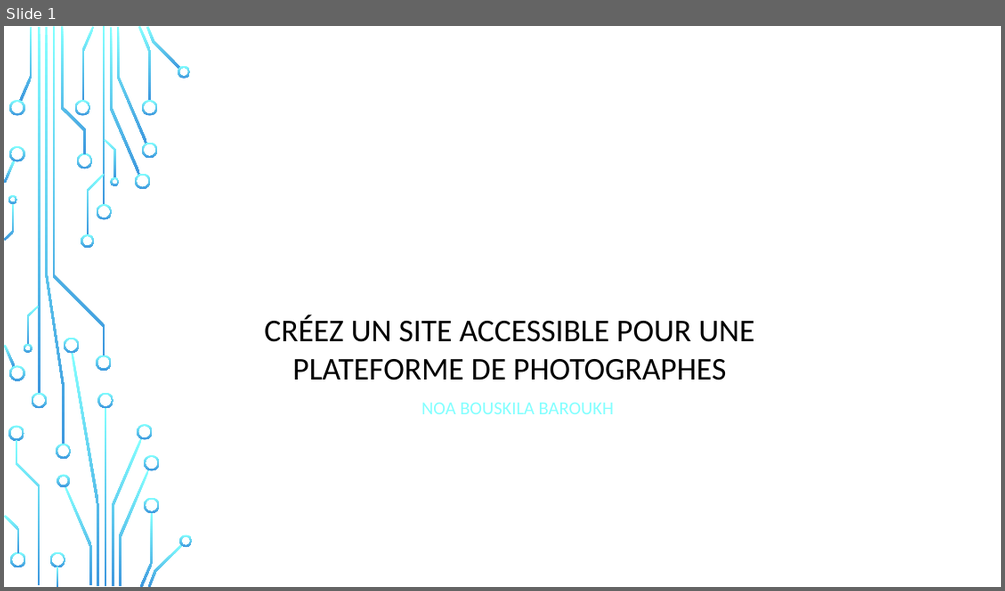
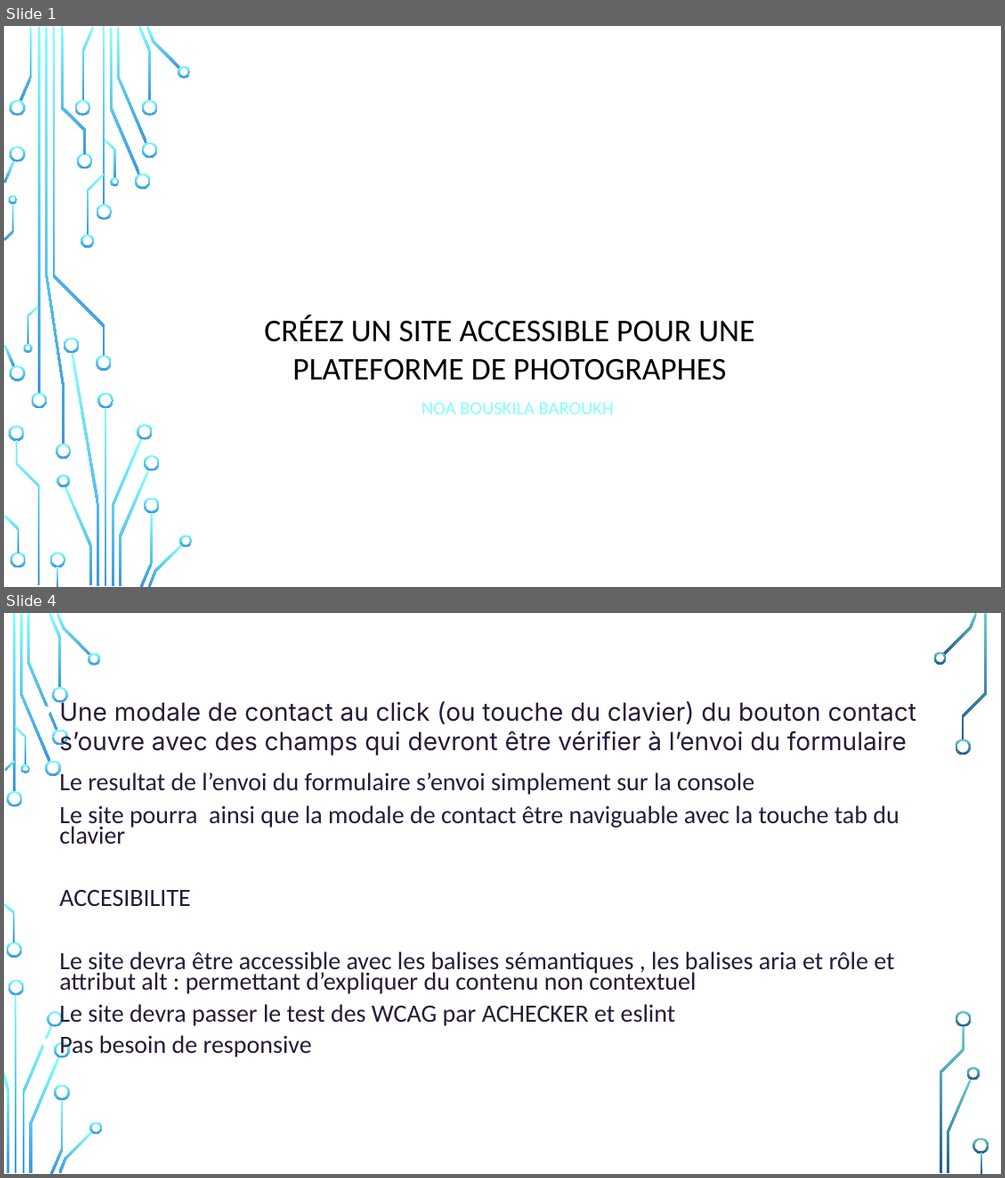
Before and after one commit to noabouskila/Projet6-Front-End-Fisheye, a slide deck: PRESENTATION PROJET 6.odp. Shown one above the other, each under a label of ours: slide 1 before the commit, slides 1 and 4 after it; the slides between them are not shown. The pictures are 1005x591 and 1005x1178 pixels, drawn with LibreOffice and Linux fonts; fonts in the diff are those of the drawing; background and template pictures are left out. Boxes give left, top, right and bottom in pixels: in the first picture for what was removed or moved away, otherwise in the second. Text is boxed around its words. In the diff, an @@ line names an element or a change of style, - is before the commit and + after.

```diff
--- a/PRESENTATION PROJET 6.odp
+++ b/PRESENTATION PROJET 6.odp
@@ slide 4 added at [4,613,1001,1174], background picture (left out) @@
@@ title added at [97,632,907,668], 29.6 pt, text #FFFFFF @@
+SUITE
@@ text added at [59,699,916,1058], 24 pt, text #271A38 @@
+• Une modale de contact au click (ou touche du clavier) du bouton contact s’ouvre avec des champs qui devront être vérifier à l’envoi du formulaire
+• Le resultat de l’envoi du formulaire s’envoi simplement sur la console
+• Le site pourra ainsi que la modale de contact être naviguable avec la touche tab du clavier
+• ACCESIBILITE
+• Le site devra être accessible avec les balises sémantiques , les balises aria et rôle et attribut alt : permettant d’expliquer du contenu non contextuel
+• Le site devra passer le test des WCAG par ACHECKER et eslint
+• Pas besoin de responsive
@@ group added at [4,613,989,1174]: 36 freeform shapes @@
```
Also in this commit, not shown: 2 slides changed, 1 other slide added, 2 slides removed, 4 other files.
